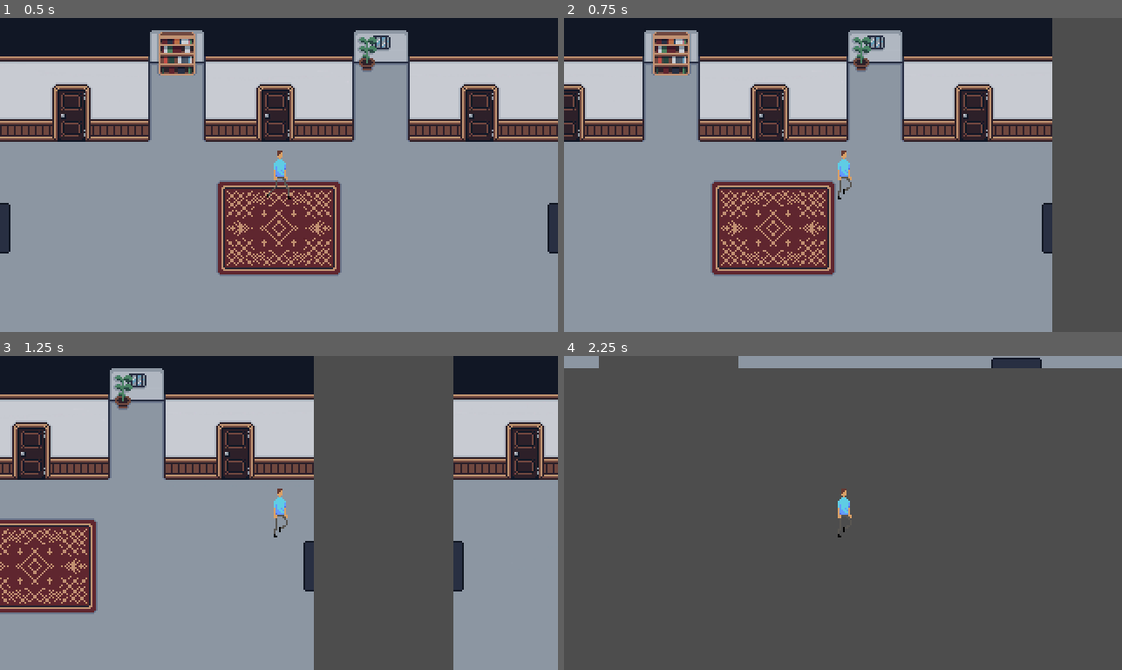
Above: before the commit, frames 1-4 (two rows, left to right).
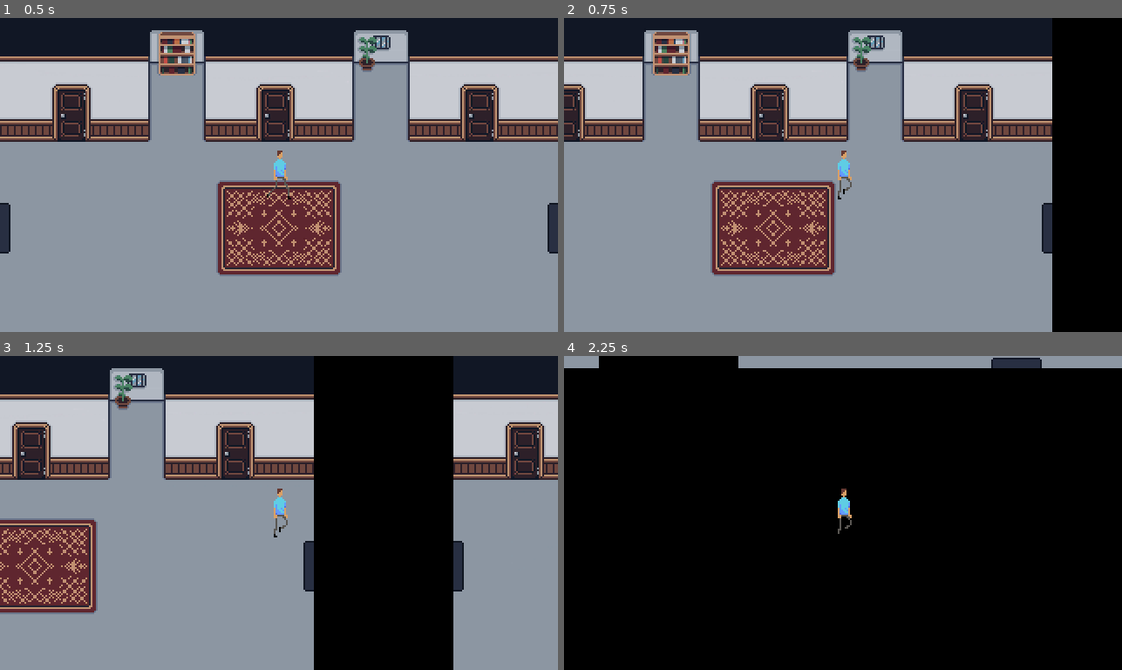
Above: after the commit, the same moments.

Repository: p2lK/Game_Jam
Game: Godot game, scene res://scenes/main.tscn
Same seed, same stepped clock (60 frames per second), same inputs: the game is played once before the commit and once after it.
Inputs:
- Up to frame 1 (0.5 s): no input
- Up to frame 2 (0.75 s): tap Enter at 0.5 s; hold D (right) from 0.53 s (still down)
- Up to frame 3 (1.25 s): keep holding D (right)
- Up to frame 4 (2.25 s): release D (right) at 1.28 s; hold S (down) 1.28-2.03 s; hold D (right) from 2.03 s (still down)

Frame 1 is identical in both runs. In frame 2, 12% of the frame differs, in the area x 87-100%, y 0-100%; in frame 3, 25%; in frame 4, 97%, in the area x 0-100%, y 0-100%.

Commit message:
added teleporter

Diff:
--- a/Scenes/main.tscn
+++ b/Scenes/main.tscn
@@ -7,7 +7,7 @@
 [ext_resource type="PackedScene" uid="uid://db7p8n0ts55xo" path="res://scenes/teleporter.tscn" id="5_nhd1s"]
 
 [sub_resource type="RectangleShape2D" id="RectangleShape2D_vixo0"]
-size = Vector2(20, 30)
+size = Vector2(20, 16)
 
 [sub_resource type="AtlasTexture" id="AtlasTexture_wnn4u"]
 atlas = ExtResource("3_amvyg")
@@ -65,13 +65,10 @@
 }]
 
 [sub_resource type="RectangleShape2D" id="RectangleShape2D_nq05i"]
-size = Vector2(62, 182)
+size = Vector2(12, 182)
 
 [sub_resource type="RectangleShape2D" id="RectangleShape2D_67d3b"]
-size = Vector2(59, 61)
-
-[sub_resource type="RectangleShape2D" id="RectangleShape2D_af0t5"]
-size = Vector2(6, 29)
+size = Vector2(85.5, 71)
 
 [node name="main" type="Node2D"]
 metadata/_edit_horizontal_guides_ = [30.0]
@@ -92,6 +89,7 @@
 script = ExtResource("2_epvge")
 
 [node name="col" type="CollisionShape2D" parent="player"]
+position = Vector2(0, 7)
 shape = SubResource("RectangleShape2D_vixo0")
 
 [node name="midas_lennox" type="AnimatedSprite2D" parent="player"]
@@ -101,27 +99,25 @@
 [node name="camera" type="Camera2D" parent="player"]
 
 [node name="StaticBody2D" type="StaticBody2D" parent="."]
-visible = false
 
 [node name="CollisionShape2D" type="CollisionShape2D" parent="StaticBody2D"]
-position = Vector2(-302, -224)
+position = Vector2(-166, 0)
 shape = SubResource("RectangleShape2D_nq05i")
 
 [node name="CollisionShape2D2" type="CollisionShape2D" parent="StaticBody2D"]
-position = Vector2(-183, -192)
+position = Vector2(117.25, -54.5)
 shape = SubResource("RectangleShape2D_67d3b")
 
-[node name="right_exit_corridor_1" type="Area2D" parent="."]
-
-[node name="CollisionShape2D" type="CollisionShape2D" parent="right_exit_corridor_1"]
+[node name="teleporter" parent="." instance=ExtResource("5_nhd1s")]
 position = Vector2(157, 30.5)
-shape = SubResource("RectangleShape2D_af0t5")
-
-[node name="teleporter" parent="." instance=ExtResource("5_nhd1s")]
-position = Vector2(97, 85)
-scale = Vector2(2, 1)
+scale = Vector2(0.1875, 0.90625)
+target_position = Vector2(260, 30)
 
 [node name="teleporter2" parent="." instance=ExtResource("5_nhd1s")]
-position = Vector2(3, 84)
+position = Vector2(243, 30.5)
+scale = Vector2(0.1875, 0.90625)
+target_position = Vector2(120, 30)
 
-[connection signal="body_entered" from="right_exit_corridor_1" to="player" method="_on_right_exit_corridor_1_body_entered"]
+[node name="teleporter3" parent="." instance=ExtResource("5_nhd1s")]
+position = Vector2(115, -14.5)
+scale = Vector2(0.625, 0.28125)
--- a/project.godot
+++ b/project.godot
@@ -13,6 +13,7 @@
 config/name="fdafvh"
 run/main_scene="res://scenes/main.tscn"
 config/features=PackedStringArray("4.0", "Forward Plus")
+boot_splash/bg_color=Color(0, 0, 0, 1)
 config/icon="res://icon.svg"
 
 [display]
@@ -53,3 +54,4 @@
 [rendering]
 
 textures/canvas_textures/default_texture_filter=0
+environment/defaults/default_clear_color=Color(0, 0, 0, 1)
--- a/scenes/main.tscn
+++ b/scenes/main.tscn
@@ -7,7 +7,7 @@
 [ext_resource type="PackedScene" uid="uid://db7p8n0ts55xo" path="res://scenes/teleporter.tscn" id="5_nhd1s"]
 
 [sub_resource type="RectangleShape2D" id="RectangleShape2D_vixo0"]
-size = Vector2(20, 30)
+size = Vector2(20, 16)
 
 [sub_resource type="AtlasTexture" id="AtlasTexture_wnn4u"]
 atlas = ExtResource("3_amvyg")
@@ -65,13 +65,10 @@
 }]
 
 [sub_resource type="RectangleShape2D" id="RectangleShape2D_nq05i"]
-size = Vector2(62, 182)
+size = Vector2(12, 182)
 
 [sub_resource type="RectangleShape2D" id="RectangleShape2D_67d3b"]
-size = Vector2(59, 61)
-
-[sub_resource type="RectangleShape2D" id="RectangleShape2D_af0t5"]
-size = Vector2(6, 29)
+size = Vector2(85.5, 71)
 
 [node name="main" type="Node2D"]
 metadata/_edit_horizontal_guides_ = [30.0]
@@ -92,6 +89,7 @@
 script = ExtResource("2_epvge")
 
 [node name="col" type="CollisionShape2D" parent="player"]
+position = Vector2(0, 7)
 shape = SubResource("RectangleShape2D_vixo0")
 
 [node name="midas_lennox" type="AnimatedSprite2D" parent="player"]
@@ -101,27 +99,25 @@
 [node name="camera" type="Camera2D" parent="player"]
 
 [node name="StaticBody2D" type="StaticBody2D" parent="."]
-visible = false
 
 [node name="CollisionShape2D" type="CollisionShape2D" parent="StaticBody2D"]
-position = Vector2(-302, -224)
+position = Vector2(-166, 0)
 shape = SubResource("RectangleShape2D_nq05i")
 
 [node name="CollisionShape2D2" type="CollisionShape2D" parent="StaticBody2D"]
-position = Vector2(-183, -192)
+position = Vector2(117.25, -54.5)
 shape = SubResource("RectangleShape2D_67d3b")
 
-[node name="right_exit_corridor_1" type="Area2D" parent="."]
-
-[node name="CollisionShape2D" type="CollisionShape2D" parent="right_exit_corridor_1"]
+[node name="teleporter" parent="." instance=ExtResource("5_nhd1s")]
 position = Vector2(157, 30.5)
-shape = SubResource("RectangleShape2D_af0t5")
-
-[node name="teleporter" parent="." instance=ExtResource("5_nhd1s")]
-position = Vector2(97, 85)
-scale = Vector2(2, 1)
+scale = Vector2(0.1875, 0.90625)
+target_position = Vector2(260, 30)
 
 [node name="teleporter2" parent="." instance=ExtResource("5_nhd1s")]
-position = Vector2(3, 84)
+position = Vector2(243, 30.5)
+scale = Vector2(0.1875, 0.90625)
+target_position = Vector2(120, 30)
 
-[connection signal="body_entered" from="right_exit_corridor_1" to="player" method="_on_right_exit_corridor_1_body_entered"]
+[node name="teleporter3" parent="." instance=ExtResource("5_nhd1s")]
+position = Vector2(115, -14.5)
+scale = Vector2(0.625, 0.28125)
--- a/scenes/player.gd
+++ b/scenes/player.gd
@@ -1,6 +1,7 @@
 extends CharacterBody2D
 
 @onready var sprite = $midas_lennox
+@onready var bg = get_parent().find_child('backgrounds')
 
 var speed = 200.0
 
@@ -27,9 +28,3 @@
 	velocity = dir * speed
 
 	move_and_slide()
-
-func _on_right_exit_corridor_1_body_entered(body):
-	if body == self:
-		print('hallo')
-
-		position = Vector2(260, 30)
--- /dev/null
+++ b/scenes/teleporter.gd
@@ -0,0 +1,7 @@
+extends Sprite2D
+
+@export var target_position: Vector2
+
+func _on_area_2d_body_entered(body):
+	if body.name == 'player':
+		body.position = target_position
--- a/scenes/teleporter.tscn
+++ b/scenes/teleporter.tscn
@@ -1,9 +1,19 @@
-[gd_scene load_steps=2 format=3 uid="uid://db7p8n0ts55xo"]
+[gd_scene load_steps=4 format=3 uid="uid://db7p8n0ts55xo"]
+
+[ext_resource type="Texture2D" uid="uid://23tna5akds1g" path="res://sprites/items/white_square_32x32.png" id="1_xjykn"]
+[ext_resource type="Script" path="res://scenes/teleporter.gd" id="2_yex35"]
 
 [sub_resource type="RectangleShape2D" id="RectangleShape2D_7cxej"]
 size = Vector2(32, 32)
 
-[node name="teleporter" type="Area2D"]
+[node name="teleporter" type="Sprite2D"]
+self_modulate = Color(1, 1, 1, 0)
+texture = ExtResource("1_xjykn")
+script = ExtResource("2_yex35")
 
-[node name="CollisionShape2D" type="CollisionShape2D" parent="."]
+[node name="Area2D" type="Area2D" parent="."]
+
+[node name="CollisionShape2D" type="CollisionShape2D" parent="Area2D"]
 shape = SubResource("RectangleShape2D_7cxej")
+
+[connection signal="body_entered" from="Area2D" to="." method="_on_area_2d_body_entered"]
Not shown: 1 places in Scenes/main.tscn that only renumber resources
Not shown: 1 places in scenes/main.tscn that only renumber resources
